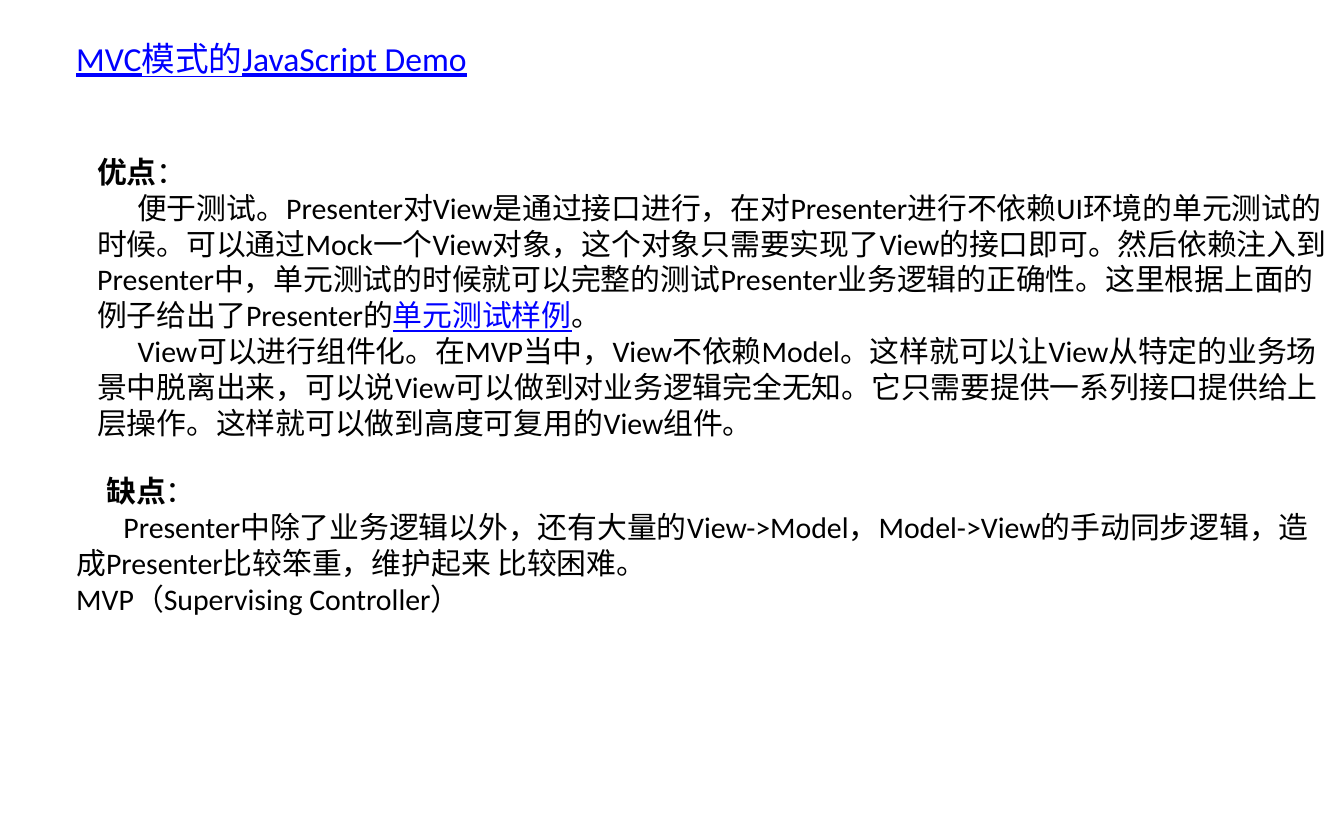
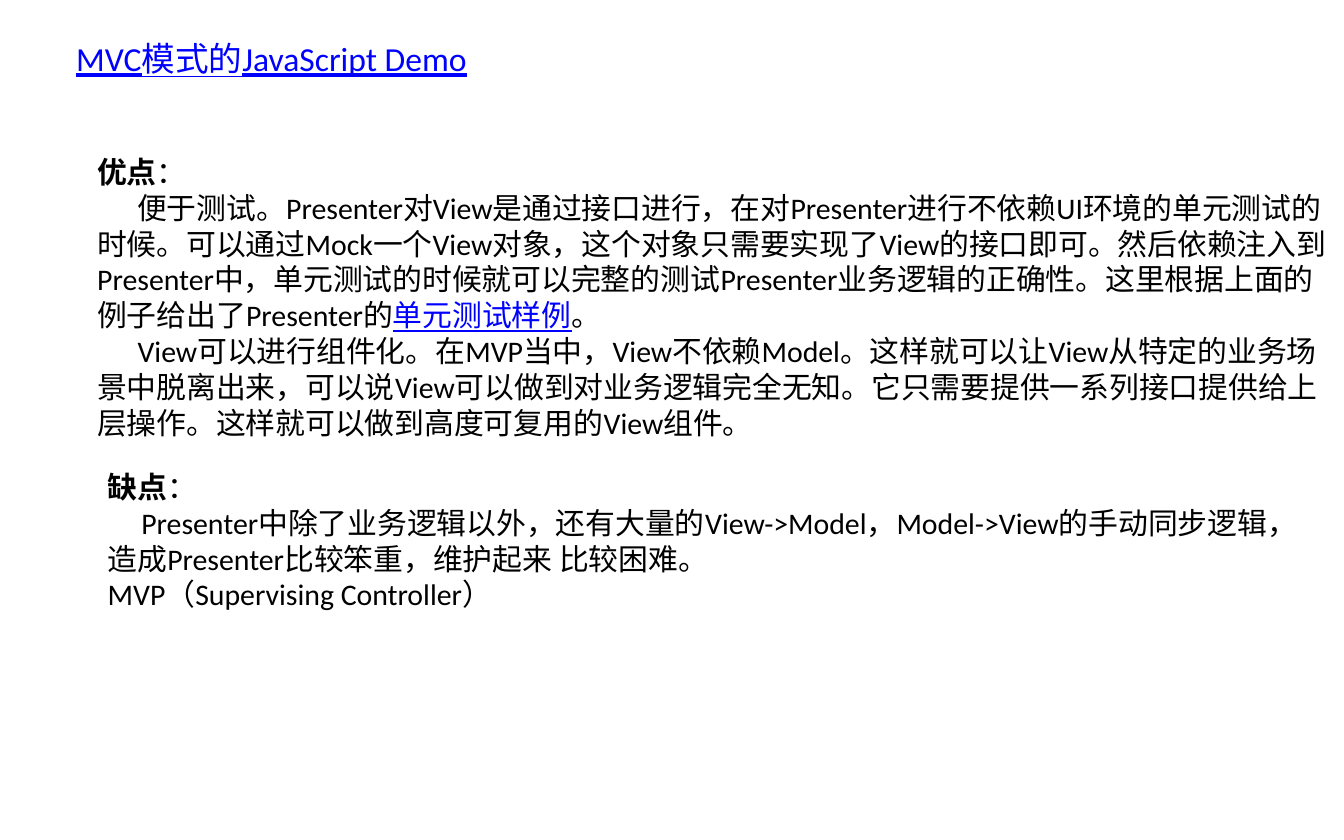
Before and after one commit to fastCreator/mvc-mvp, a slide deck: slide 6 of 竞网ppt模板.pptx. Drawn at 1344x840 pixels with LibreOffice and Linux fonts; fonts in the diff are those of the drawing; background and template pictures are left out. Boxes give left, top, right and bottom in pixels: in the first picture for what was removed or moved away, otherwise in the second. Text is boxed around its words. In the diff, an @@ line names an element or a change of style, - is before the commit and + after.

```diff
--- a/竞网ppt模板.pptx
+++ b/竞网ppt模板.pptx
@@ text "缺点：" rewrapped from <box>76,476,1308,615</box> to <box>108,472,1296,610</box> @@
```
Also in this commit, not shown: 4 other slides changed, 1 slide added, 4 other files.
